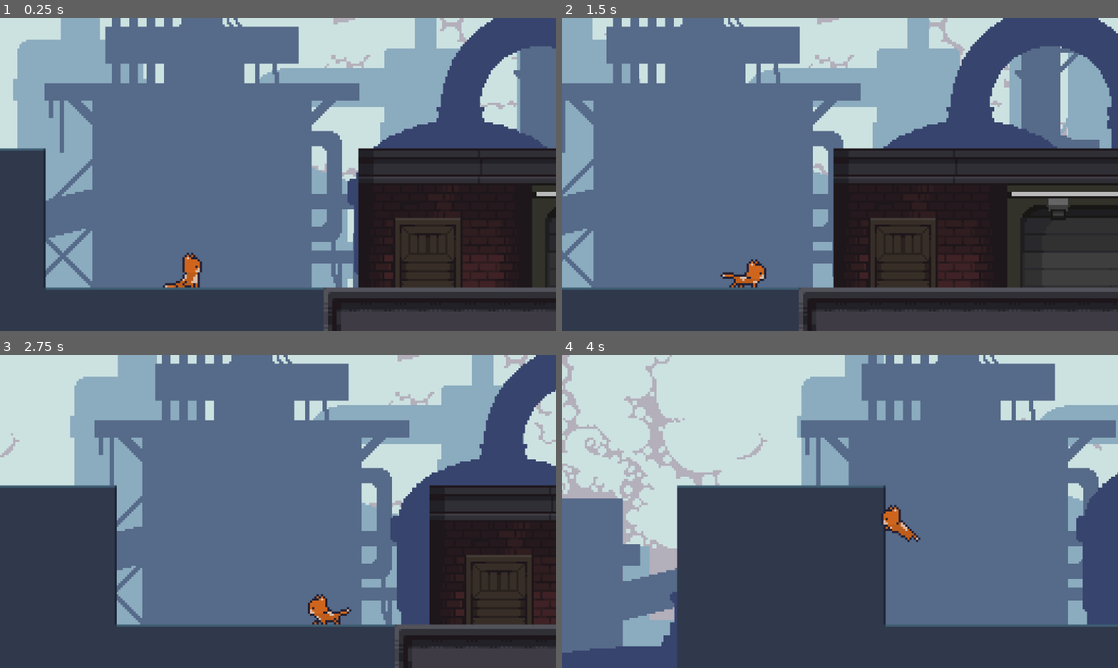
Above: before the commit, frames 1-4 (two rows, left to right).
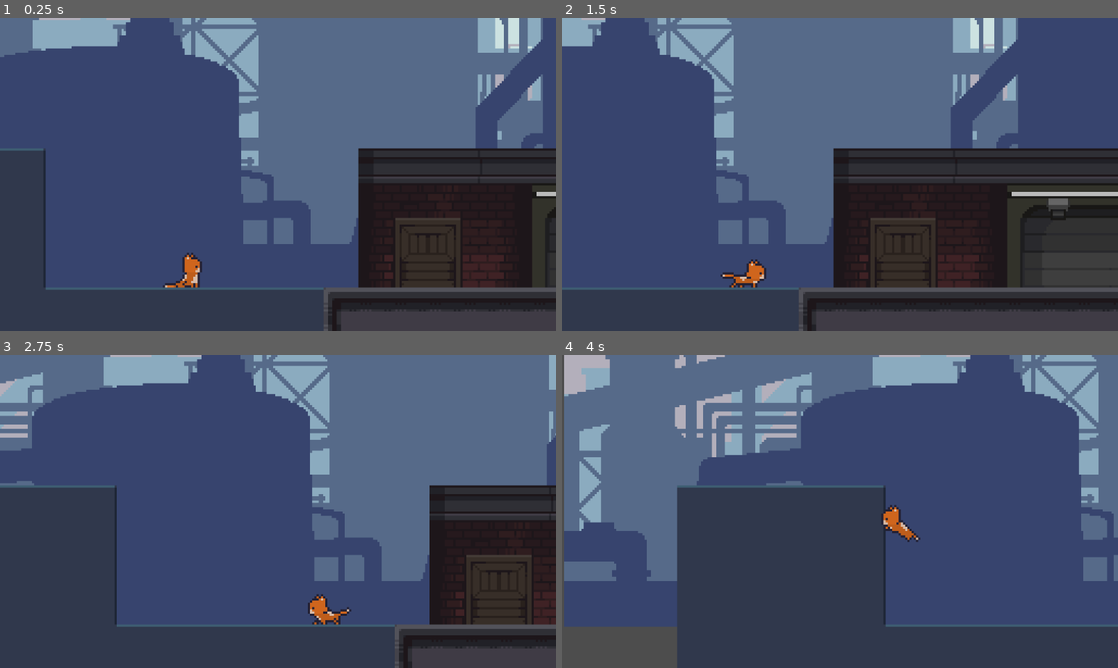
Above: after the commit, the same moments.

Repository: ArgolloTechnology/SISTCA
Game: Godot game, scene res://scenes/JC/nivel_inimigo.tscn
Same seed, same stepped clock (60 frames per second), same inputs: the game is played once before the commit and once after it. This scene is started directly instead of the project's main scene.
Inputs:
- Up to frame 1 (0.25 s): no input
- Up to frame 2 (1.5 s): tap Enter (ui_accept) at 0.5, 0.77 s; hold Right (ui_right) from 0.53 s (still down)
- Up to frame 3 (2.75 s): tap Enter (ui_accept) at 1.52 s; release Right (ui_right) at 2.03 s; hold Left (ui_left) from 2.03 s (still down)
- Up to frame 4 (4 s): keep holding Left (ui_left); tap Enter (ui_accept) at 3.02, 3.77 s

The runs differ from the first frame. In frame 1, 56% of the frame differs, in the area x 0-100%, y 0-87%; in frame 2, 47%; in frame 3, 59%; in frame 4, 67%, in the area x 0-100%, y 0-100%.

Commit message:
Resoluçao de bug
bug no inimigo

Diff:
--- a/stray-2d/back_ground.tscn
+++ b/stray-2d/back_ground.tscn
@@ -52,6 +52,7 @@
 z_index = -5
 repeat_size = Vector2(288, 162)
 repeat_times = 2
+follow_viewport = false
 
 [node name="Sprite" type="Sprite2D" parent="L1"]
 scale = Vector2(0.5, 0.5)
--- a/stray-2d/scenes/JC/inimigo.tscn
+++ b/stray-2d/scenes/JC/inimigo.tscn
@@ -1,6 +1,6 @@
 [gd_scene load_steps=22 format=3 uid="uid://bvwd163y18q06"]
 
-[ext_resource type="Script" uid="uid://cqt5n65ij2ijg" path="res://scripts/JC/node_2d.gd" id="1_ymd2q"]
+[ext_resource type="Script" uid="uid://cqt5n65ij2ijg" path="res://scripts/JC/inimigo.gd" id="1_ymd2q"]
 [ext_resource type="Texture2D" uid="uid://4rtpxqmr3dy7" path="res://Sprites/Cat-Sheet.png" id="2_cf251"]
 
 [sub_resource type="RectangleShape2D" id="RectangleShape2D_0aspn"]
--- a/stray-2d/scenes/JC/nivel_inimigo.tscn
+++ b/stray-2d/scenes/JC/nivel_inimigo.tscn
@@ -1,15 +1,11 @@
-[gd_scene load_steps=13 format=3 uid="uid://b5ugwvq6xur7y"]
+[gd_scene load_steps=9 format=3 uid="uid://b5ugwvq6xur7y"]
 
 [ext_resource type="PackedScene" uid="uid://ci2078p8jaqol" path="res://player.tscn" id="1_ypd5n"]
 [ext_resource type="Script" uid="uid://dnhts33mr0gu4" path="res://camera_2d.gd" id="2_31qqw"]
+[ext_resource type="Texture2D" uid="uid://vn35apylsvgw" path="res://Sprites/industrial/2 Background/Background.png" id="3_b1tnb"]
 [ext_resource type="Texture2D" uid="uid://dwkjp5s1scxlk" path="res://Sprites/Mapa/Sidescroller Shooter - Central City/Assets/Buildings.png" id="4_b2amt"]
 [ext_resource type="PackedScene" uid="uid://cwgkp6rdhdeg3" path="res://scenes/JC/death_border.tscn" id="5_k8slf"]
 [ext_resource type="PackedScene" uid="uid://bvwd163y18q06" path="res://scenes/JC/inimigo.tscn" id="6_b1tnb"]
-[ext_resource type="Texture2D" uid="uid://bfix2bie046a1" path="res://Sprites/industrial/2 Background/1.png" id="6_qkni7"]
-[ext_resource type="Texture2D" uid="uid://fy03relcp102" path="res://Sprites/industrial/2 Background/2.png" id="7_t7j0p"]
-[ext_resource type="Texture2D" uid="uid://urokqt3jp0fs" path="res://Sprites/industrial/2 Background/3.png" id="8_lomi1"]
-[ext_resource type="Texture2D" uid="uid://dw4o687ubp0uf" path="res://Sprites/industrial/2 Background/4.png" id="9_dfqao"]
-[ext_resource type="Texture2D" uid="uid://dg5jb5uil12de" path="res://Sprites/industrial/2 Background/5.png" id="10_hynir"]
 
 [sub_resource type="TileSetAtlasSource" id="TileSetAtlasSource_k8slf"]
 texture = ExtResource("4_b2amt")
@@ -380,43 +376,10 @@
 limit_bottom = 20
 script = ExtResource("2_31qqw")
 
-[node name="paralax" type="ParallaxBackground" parent="."]
-offset = Vector2(100, -160)
-transform = Transform2D(1, 0, 0, 1, 100, -160)
-
-[node name="ParallaxLayer" type="ParallaxLayer" parent="paralax"]
-z_index = -6
-
-[node name="Sprite2D" type="Sprite2D" parent="paralax/ParallaxLayer"]
-texture = ExtResource("6_qkni7")
-
-[node name="ParallaxLayer2" type="ParallaxLayer" parent="paralax"]
-z_index = -4
-motion_scale = Vector2(0.9, 1)
-
-[node name="Sprite2D" type="Sprite2D" parent="paralax/ParallaxLayer2"]
-texture = ExtResource("7_t7j0p")
-
-[node name="ParallaxLayer3" type="ParallaxLayer" parent="paralax"]
-z_index = -3
-motion_scale = Vector2(0.8, 1)
-
-[node name="Sprite2D" type="Sprite2D" parent="paralax/ParallaxLayer3"]
-texture = ExtResource("8_lomi1")
-
-[node name="ParallaxLayer4" type="ParallaxLayer" parent="paralax"]
-z_index = -2
-motion_scale = Vector2(0.7, 1)
-
-[node name="Sprite2D" type="Sprite2D" parent="paralax/ParallaxLayer4"]
-texture = ExtResource("9_dfqao")
-
-[node name="ParallaxLayer5" type="ParallaxLayer" parent="paralax"]
+[node name="Background" type="Sprite2D" parent="."]
 z_index = -1
-motion_scale = Vector2(0.6, 1)
-
-[node name="Sprite2D" type="Sprite2D" parent="paralax/ParallaxLayer5"]
-texture = ExtResource("10_hynir")
+position = Vector2(76, -161)
+texture = ExtResource("3_b1tnb")
 
 [node name="TileMap" type="TileMap" parent="."]
 tile_set = SubResource("TileSet_b1tnb")
--- /dev/null
+++ b/stray-2d/scenes/JC/paralax.tscn
@@ -0,0 +1,46 @@
+[gd_scene load_steps=6 format=3 uid="uid://iullc0dtv38d"]
+
+[ext_resource type="Texture2D" uid="uid://bfix2bie046a1" path="res://Sprites/industrial/2 Background/1.png" id="1_a1u2t"]
+[ext_resource type="Texture2D" uid="uid://fy03relcp102" path="res://Sprites/industrial/2 Background/2.png" id="2_psfwe"]
+[ext_resource type="Texture2D" uid="uid://urokqt3jp0fs" path="res://Sprites/industrial/2 Background/3.png" id="3_4mxhs"]
+[ext_resource type="Texture2D" uid="uid://dw4o687ubp0uf" path="res://Sprites/industrial/2 Background/4.png" id="4_cww65"]
+[ext_resource type="Texture2D" uid="uid://dg5jb5uil12de" path="res://Sprites/industrial/2 Background/5.png" id="5_u1ele"]
+
+[node name="paralax" type="ParallaxBackground"]
+offset = Vector2(100, -160)
+transform = Transform2D(1, 0, 0, 1, 100, -160)
+
+[node name="ParallaxLayer" type="ParallaxLayer" parent="."]
+z_index = -6
+motion_scale = Vector2(1, 0)
+
+[node name="Sprite2D" type="Sprite2D" parent="ParallaxLayer"]
+texture = ExtResource("1_a1u2t")
+
+[node name="ParallaxLayer2" type="ParallaxLayer" parent="."]
+z_index = -4
+motion_scale = Vector2(0.9, 0)
+
+[node name="Sprite2D" type="Sprite2D" parent="ParallaxLayer2"]
+texture = ExtResource("2_psfwe")
+
+[node name="ParallaxLayer3" type="ParallaxLayer" parent="."]
+z_index = -3
+motion_scale = Vector2(0.8, 0)
+
+[node name="Sprite2D" type="Sprite2D" parent="ParallaxLayer3"]
+texture = ExtResource("3_4mxhs")
+
+[node name="ParallaxLayer4" type="ParallaxLayer" parent="."]
+z_index = -2
+motion_scale = Vector2(0.7, 0)
+
+[node name="Sprite2D" type="Sprite2D" parent="ParallaxLayer4"]
+texture = ExtResource("4_cww65")
+
+[node name="ParallaxLayer5" type="ParallaxLayer" parent="."]
+z_index = -1
+motion_scale = Vector2(0.6, 0)
+
+[node name="Sprite2D" type="Sprite2D" parent="ParallaxLayer5"]
+texture = ExtResource("5_u1ele")
--- a/stray-2d/scripts/JC/node_2d.gd
+++ b/stray-2d/scripts/JC/inimigo.gd
@@ -8,6 +8,7 @@
 @onready var detect_left: RayCast2D = $Detect_left
 @onready var detect_right: RayCast2D = $Detect_right
 @onready var animation: AnimatedSprite2D = $AnimatedSprite2D
+@onready var player: CharacterBody2D = $"../Player"
 
 
 # Called when the node enters the scene tree for the first time.
@@ -37,16 +38,22 @@
 func restartlevel():
 	get_tree().reload_current_scene()
 
+func killcat():
+
+	get_node("Damage_hitbox/CollisionShape2D").queue_free()
+
+# Levar hit de inimigo
 func _on_damage_hitbox_body_entered(_body: Node2D) -> void:
 	print("Skill issue")
 	call_deferred("restartlevel")
 
-
+# Matar o inimigo
 func _on_kill_hitbox_body_entered(_body: Node2D) -> void:
 	killed = 0
 	animation.play("death")
-	get_node("Damage_hitbox/CollisionShape2D").free()
+	call_deferred("killcat")
 
-
+# Quando a animaçao de morto acabar remover nodo do inimigo
 func _on_animated_sprite_2d_animation_finished() -> void:
 	get_node(".").queue_free()
+	player.velocity.y += -100
Renamed: stray-2d/scripts/JC/node_2d.gd.uid -> stray-2d/scripts/JC/inimigo.gd.uid
